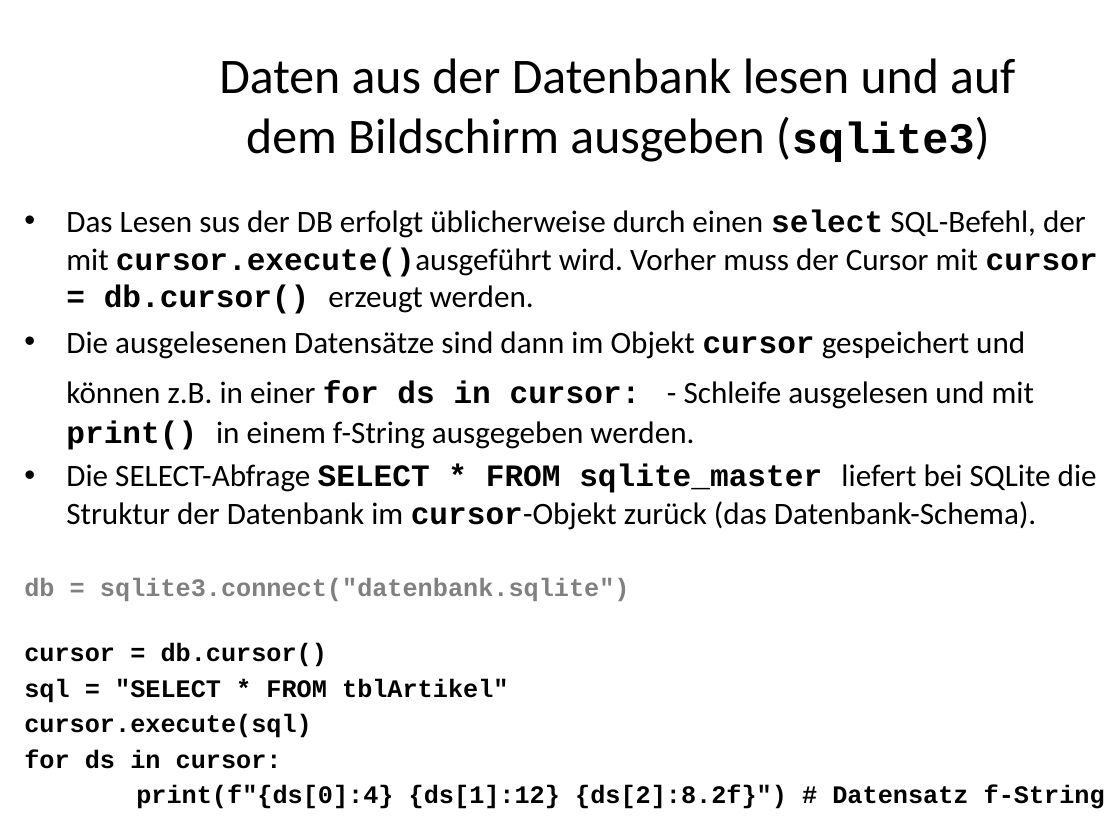
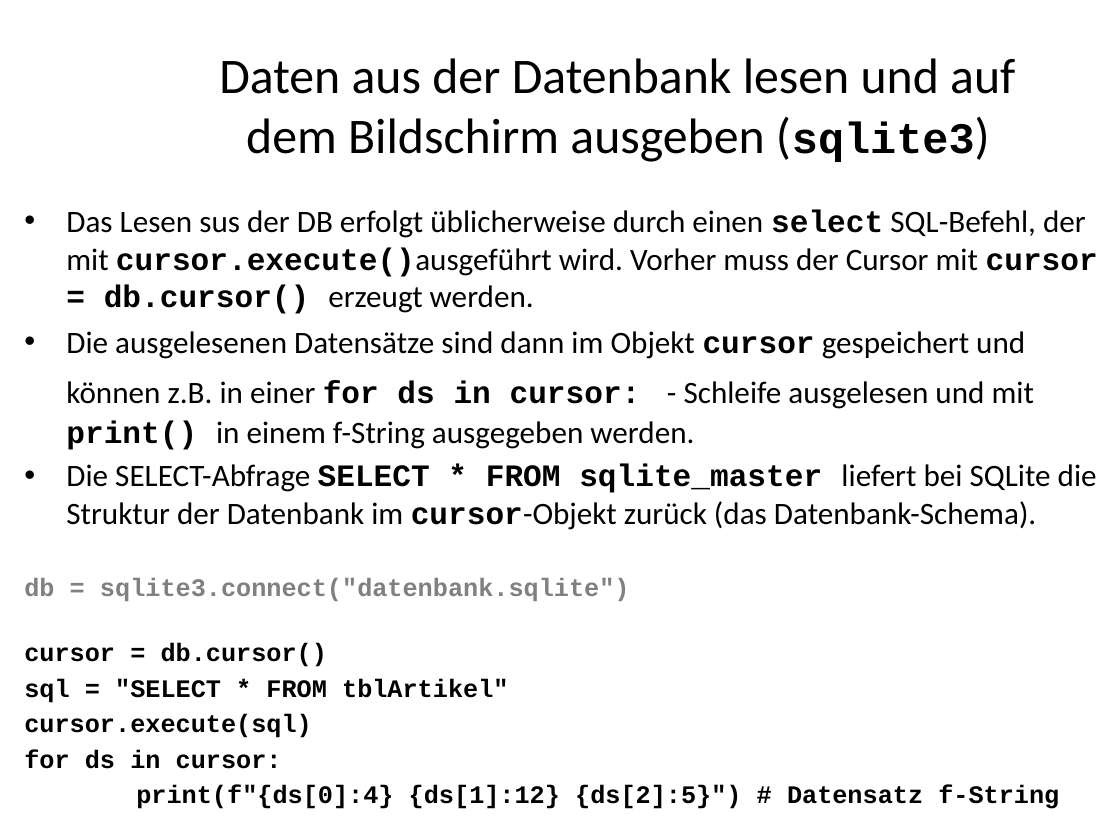
Before and after one commit to MickyRoth/Presentations, a slide deck: slide 96 of Python3 Fachinformatiker.pptx. Drawn at 1120x840 pixels with LibreOffice and Linux fonts; fonts in the diff are those of the drawing; background and template pictures are left out. Boxes give left, top, right and bottom in pixels: in the first picture for what was removed or moved away, otherwise in the second. Text is boxed around its words. In the diff, an @@ line names an element or a change of style, - is before the commit and + after.

```diff
--- a/Python3 Fachinformatiker.pptx
+++ b/Python3 Fachinformatiker.pptx
@@ text at bbox=[136, 785, 1059, 809]: text changed @@
-print(f"{ds[0]:4} {ds[1]:12} {ds[2]:8.2f}") # Datensatz f-String
+print(f"{ds[0]:4} {ds[1]:12} {ds[2]:5}") # Datensatz f-String
```
Also in this commit, not shown: 1 other slide changed, 1 slide added.
